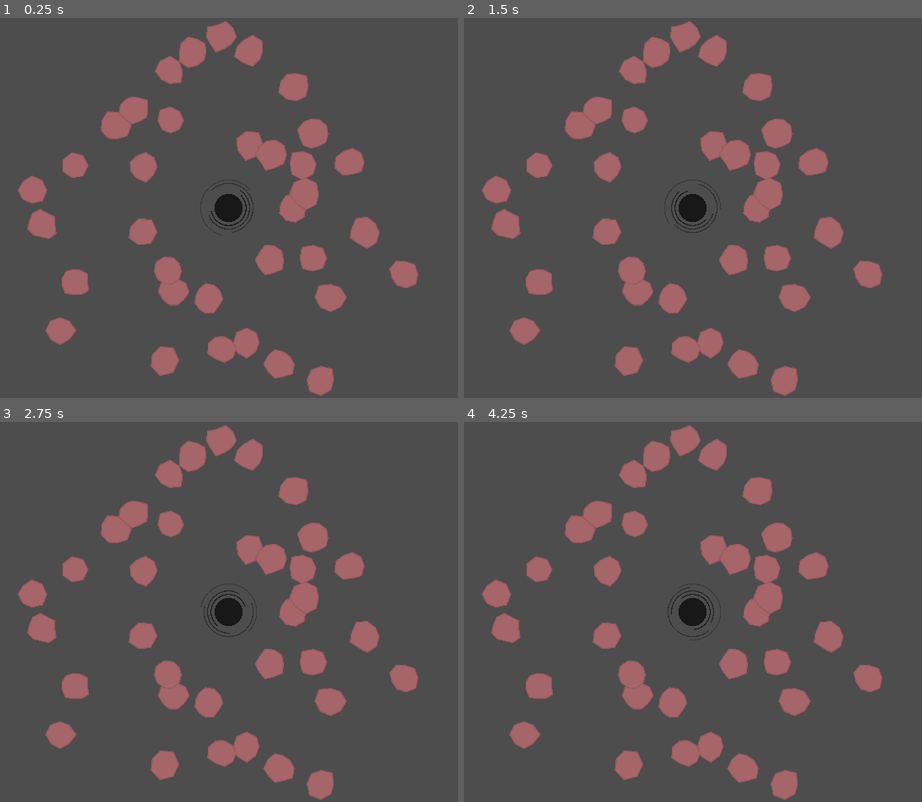
Above: before the commit, frames 1-4 (two rows, left to right).
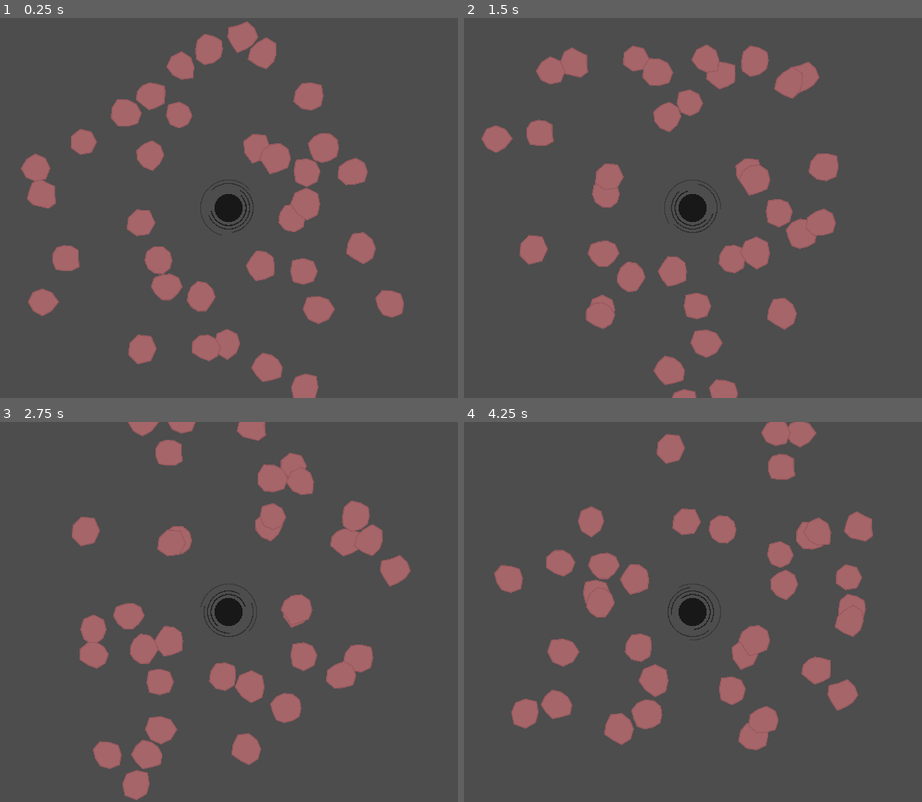
Above: after the commit, the same moments.

Repository: fatihceyln/a-game-about-feeding-a-black-hole
Game: Godot game, scene res://main/main.tscn
Two runs of this game, one before a commit and one after it. Both use one fixed random seed, a clock stepped at 60 frames per second and the inputs below. The project has no main scene, so this scene is started directly.
Inputs:
- Up to frame 1 (0.25 s): no input
- Up to frame 2 (1.5 s): no input
- Up to frame 3 (2.75 s): no input
- Up to frame 4 (4.25 s): no input

The runs differ from the first frame. In frame 1, 14% of the frame differs, in the area x 3-92%, y 0-100%; in frame 2, 19%; in frame 3, 20%; in frame 4, 21%.

Commit message:
Add orbit functionality to Asteroid and update spawning logic in main script

Diff:
--- a/asteroid/asteroid.gd
+++ b/asteroid/asteroid.gd
@@ -8,10 +8,17 @@
 const OUTLINE_COLOR: Color = Color(0.595, 0.352, 0.368, 1.0)
 const OUTLINE_WIDTH: float = 3.0
 
+const ORBIT_SPEED_RANGE: Vector2 = Vector2(0.3, 0.7)
+
 @export var radius: float = 40.0
 
 @onready var shape: Polygon2D = $Shape
 @onready var outline: Line2D = $Outline
+
+var orbit_center: Vector2 = Vector2.ZERO
+var orbit_radius: float = 0.0
+var orbit_angle: float = 0.0
+var orbit_speed: float = randf_range(ORBIT_SPEED_RANGE.x, ORBIT_SPEED_RANGE.y)
 
 func _ready() -> void:
 	var points: PackedVector2Array = make_polygon_points()
@@ -22,6 +29,18 @@
 	outline.default_color = OUTLINE_COLOR
 	outline.closed = true
 	outline.width = OUTLINE_WIDTH
+
+
+func _process(delta: float) -> void:
+	orbit_angle += orbit_speed * delta
+	position = orbit_center + (Vector2.from_angle(orbit_angle) * orbit_radius)
+
+
+func setup_orbit(center: Vector2, distance: float, angle: float) -> void:
+	orbit_center = center
+	orbit_radius = distance
+	orbit_angle = angle
+	position = orbit_center + (Vector2.from_angle(orbit_angle) * orbit_radius)
 
 
 func make_polygon_points() -> PackedVector2Array:
--- a/main/main.gd
+++ b/main/main.gd
@@ -17,5 +17,5 @@
 		var asteroid: Asteroid = ASTEROID.instantiate()
 		var angle: float = TAU * float(i) / asteroid_count
 		var distance: float = randf_range(spawn_radius_range.x, spawn_radius_range.y)
-		asteroid.position = black_hole.position + (Vector2.from_angle(angle) * distance)
 		add_child(asteroid)
+		asteroid.setup_orbit(black_hole.position, distance, angle)
